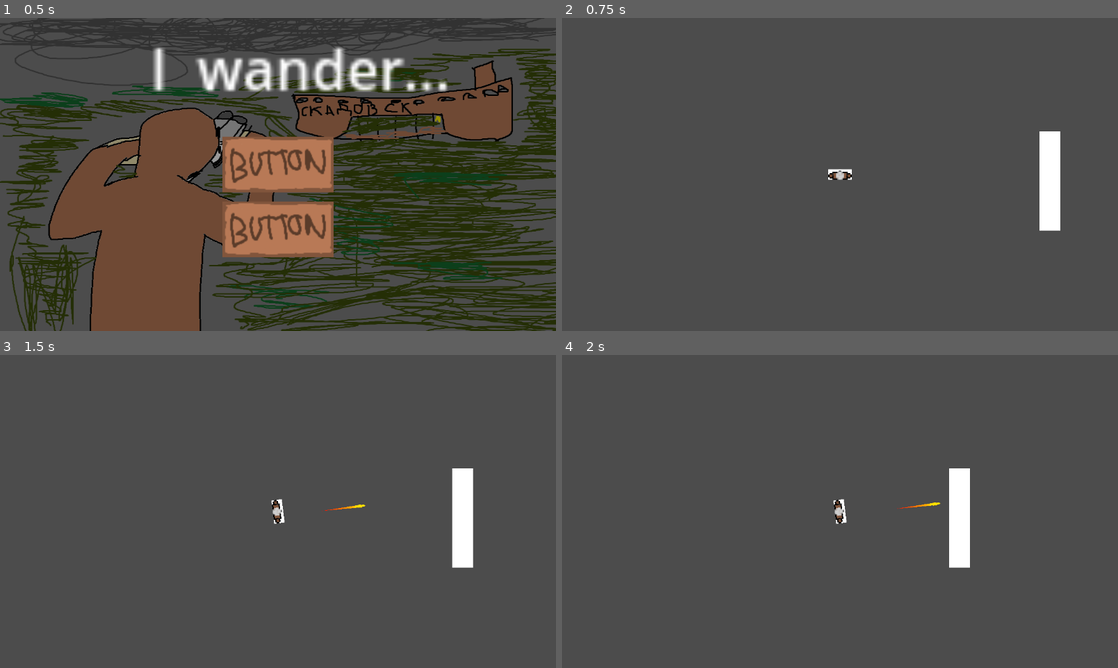
Above: before the commit, frames 1-4 (two rows, left to right).
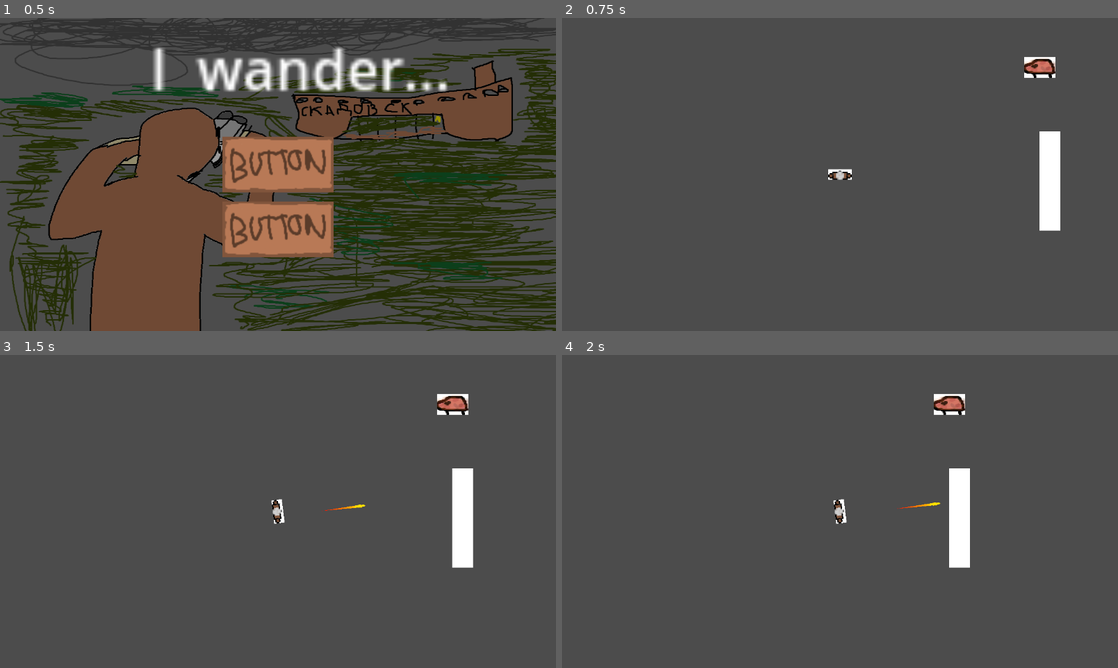
Above: after the commit, the same moments.

Repository: aleziz01/StalkerGame
Game: Godot game, scene res://scenes/main_menu.tscn
Two runs of this game, one before a commit and one after it. Both use one fixed random seed, a clock stepped at 60 frames per second and the inputs below.
Inputs (mouse positions are in pixels of both pictures, inside the frame that each line leads up to):
- Up to frame 1 (0.5 s): no input
- Up to frame 2 (0.75 s): click (840, 165) at 0.5 s
- Up to frame 3 (1.5 s): tap Enter at 1.25 s; move the mouse to (400, 495) at 1.27 s; press the mouse at (400, 495) at 1.28 s; hold D (right) from 1.28 s (still down)
- Up to frame 4 (2 s): keep holding D (right)

Frame 1 is identical in both runs. In frame 2, 0.4% of the frame differs, in the area x 83-89%, y 12-20%; in frame 3, 0.4%; in frame 4, 0.4%.

Commit message:
mutant added (not finished)

Diff:
--- a/scenes/main.tscn
+++ b/scenes/main.tscn
@@ -1,6 +1,7 @@
-[gd_scene load_steps=4 format=3 uid="uid://bp6lotrvv5l3u"]
+[gd_scene load_steps=5 format=3 uid="uid://bp6lotrvv5l3u"]
 
 [ext_resource type="PackedScene" uid="uid://54t8qhs1mgcg" path="res://scenes/player.tscn" id="1_o5qli"]
+[ext_resource type="PackedScene" uid="uid://dg6e7ehmdmte6" path="res://scenes/mutant.tscn" id="2_0wfyh"]
 
 [sub_resource type="Environment" id="Environment_o5qli"]
 glow_enabled = true
@@ -29,3 +30,6 @@
 position = Vector2(3.294118, 0)
 scale = Vector2(1.4117647, 1)
 polygon = PackedVector2Array(-8, -98, 26, -98, 26, 130, -8, 130)
+
+[node name="CharacterBody2D" parent="." instance=ExtResource("2_0wfyh")]
+position = Vector2(460, -246)
--- /dev/null
+++ b/scenes/mutant.tscn
@@ -0,0 +1,32 @@
+[gd_scene load_steps=4 format=3 uid="uid://dg6e7ehmdmte6"]
+
+[ext_resource type="Texture2D" uid="uid://bnceq4apruqn2" path="res://Concept Art/mutant.png" id="1_7h4t7"]
+
+[sub_resource type="SpriteFrames" id="SpriteFrames_smdei"]
+animations = [{
+"frames": [{
+"duration": 1.0,
+"texture": ExtResource("1_7h4t7")
+}],
+"loop": true,
+"name": &"default",
+"speed": 5.0
+}]
+
+[sub_resource type="CircleShape2D" id="CircleShape2D_7h4t7"]
+radius = 473.00424
+
+[node name="CharacterBody2D" type="CharacterBody2D"]
+
+[node name="AnimatedSprite2D" type="AnimatedSprite2D" parent="."]
+scale = Vector2(2, 2)
+sprite_frames = SubResource("SpriteFrames_smdei")
+
+[node name="DetectionRange" type="Area2D" parent="."]
+collision_layer = 0
+collision_mask = 128
+
+[node name="CollisionShape2D" type="CollisionShape2D" parent="DetectionRange"]
+shape = SubResource("CircleShape2D_7h4t7")
+
+[node name="CollisionShape2D" type="CollisionShape2D" parent="."]
--- a/scenes/player.tscn
+++ b/scenes/player.tscn
@@ -11,7 +11,7 @@
 
 [node name="Character" type="CharacterBody2D" parent="."]
 scale = Vector2(3, 3)
-collision_layer = 0
+collision_layer = 128
 script = ExtResource("1_g2els")
 
 [node name="CollisionShape2D" type="CollisionShape2D" parent="Character"]
--- a/scripts/projectile.gd
+++ b/scripts/projectile.gd
@@ -17,7 +17,7 @@
 
 @onready var particlePosition: Node2D = $ParticlePosition
 
-var endParticles=preload("res://scenes/DeathParticles.tscn")
+var endParticles=preload("res://scenes/BulletParticlesWall.tscn")
 func _on_body_entered(body: Node2D) -> void:
 	var endParticleInstance=endParticles.instantiate()
 	get_parent().add_child(endParticleInstance)
Binary file added: Concept Art/mutant.png
Not shown, added: Concept Art/mutant.png.import
Not shown: 2 places in scenes/BulletParticlesWall.tscn that only renumber resources
